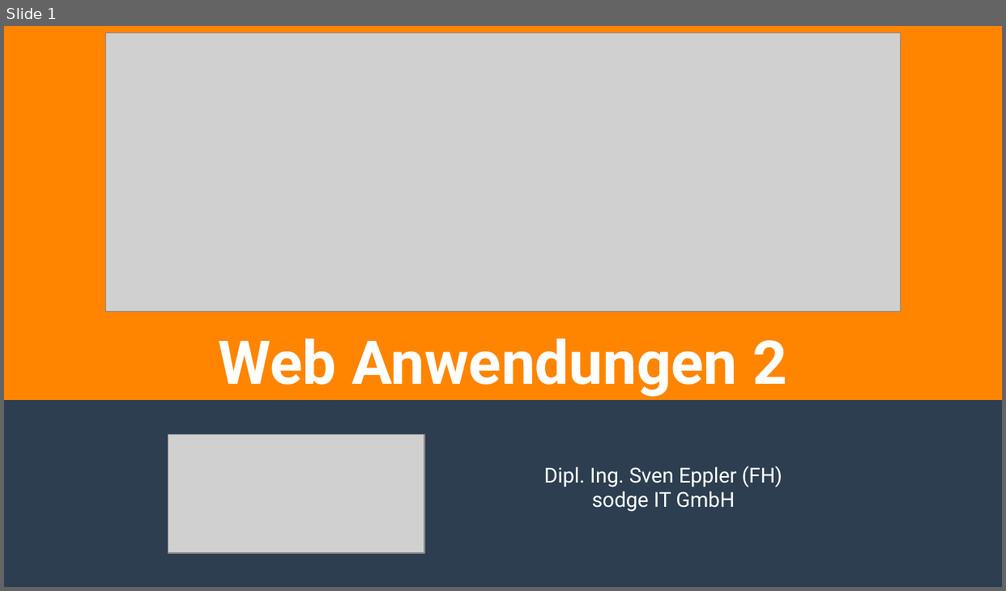
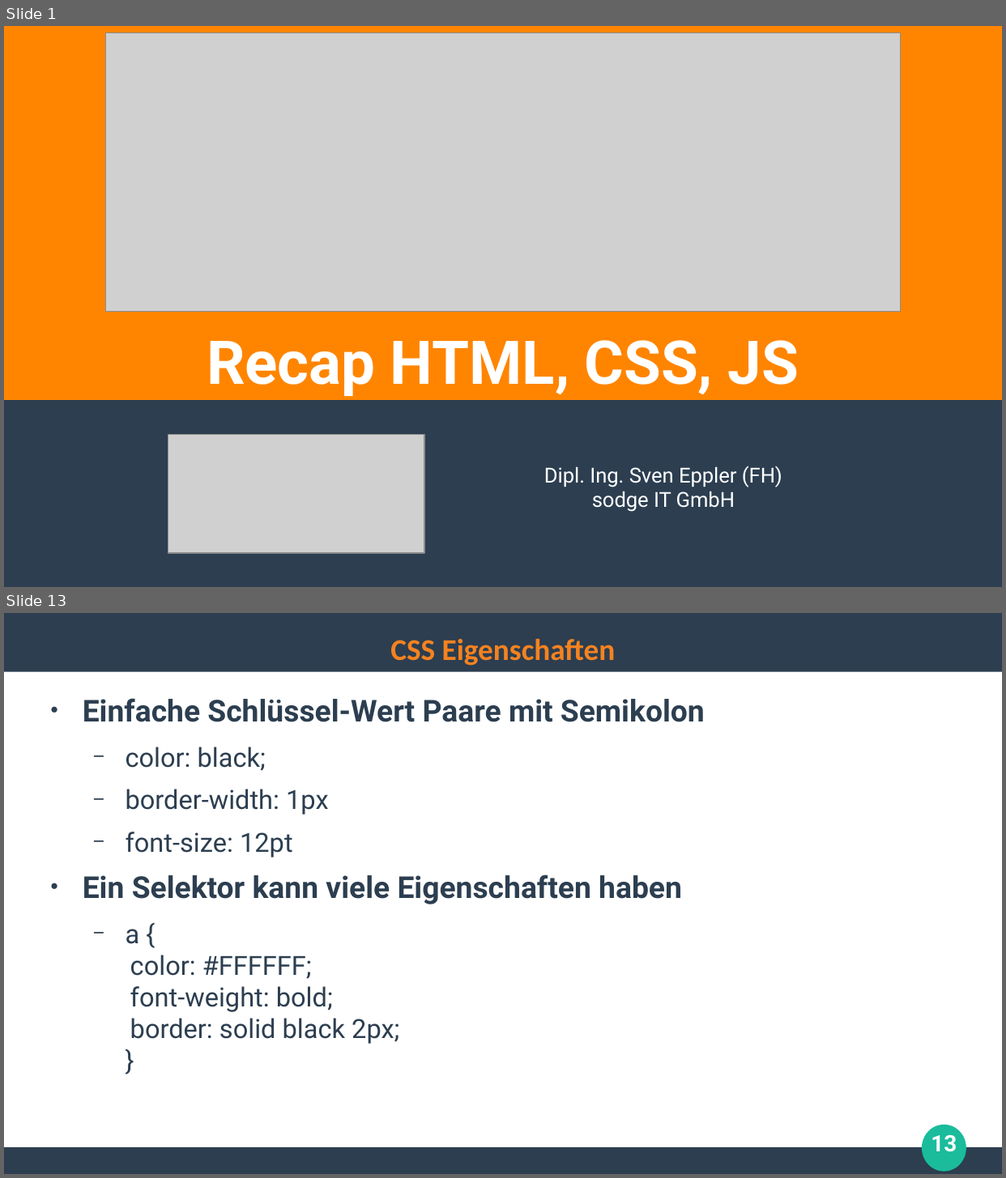
Before and after one commit to ghandmann/HS-AlbSig-WebAnwendungen2, a slide deck: Kapitel/01_Recap_HTML_CSS_JS.odp. Shown one above the other, each under a label of ours: slide 1 before the commit, slides 1 and 13 after it; the slides between them are not shown. The pictures are 1006x591 and 1006x1178 pixels, drawn with LibreOffice and Linux fonts; fonts in the diff are those of the drawing; grey boxes stand for pictures. Boxes give left, top, right and bottom in pixels: in the first picture for what was removed or moved away, otherwise in the second. Text is boxed around its words. In the diff, an @@ line names an element or a change of style, - is before the commit and + after.

```diff
--- a/Kapitel/01_Recap_HTML_CSS_JS.odp
+++ b/Kapitel/01_Recap_HTML_CSS_JS.odp
@@ slide 13 added at (x1=4, y1=613, x2=1002, y2=1174), background #FFFFFF @@
@@ rectangle added at (x1=4, y1=613, x2=1002, y2=672), fill #2C3E50 @@
@@ title added at (x1=390, y1=639, x2=616, y2=666), 24 pt, text #F58220, bold @@
+CSS Eigenschaften
@@ text added at (x1=83, y1=698, x2=705, y2=1044), 21 pt, text #2C3E50 @@
+● Einfache Schlüssel-Wert Paare mit Semikolon
+  − color: black;
+  − border-width: 1px
+  − font-size: 12pt
+● Ein Selektor kann viele Eigenschaften haben
+  − a {
+    color: #FFFFFF;
+    font-weight: bold;
+    border: solid black 2px;
+    }
@@ ellipse added at (x1=923, y1=1125, x2=966, y2=1172), fill #1ABC9C @@
@@ page number added at (x1=931, y1=1135, x2=957, y2=1152), 18 pt, text #FFFFFF, bold @@
+13
@@ rectangle added at (x1=4, y1=1148, x2=1002, y2=1174), fill #2C3E50 @@
@@ slide 1 changed as well @@
@@ title at (x1=206, y1=340, x2=799, y2=396): text changed @@
-Web Anwendungen 2
+Recap HTML, CSS, JS
```
Also in this commit, not shown: 23 other slides added, 2 slides removed, 7 other files.
